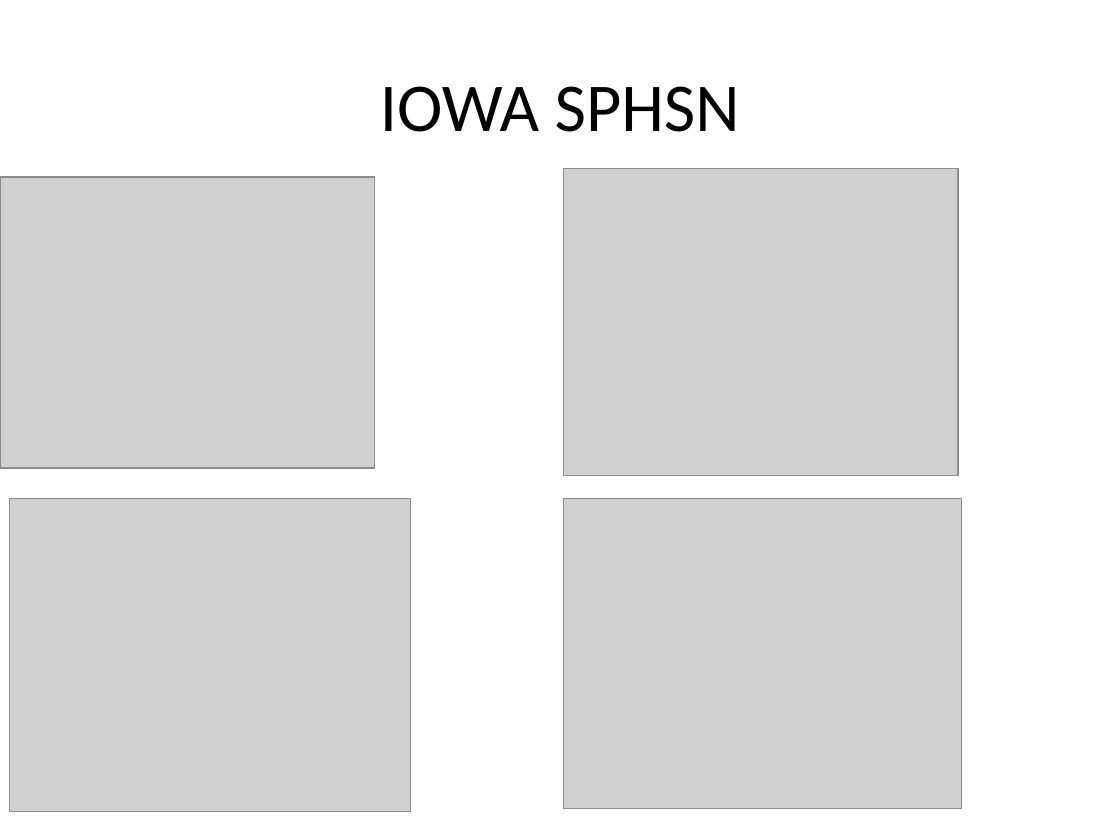
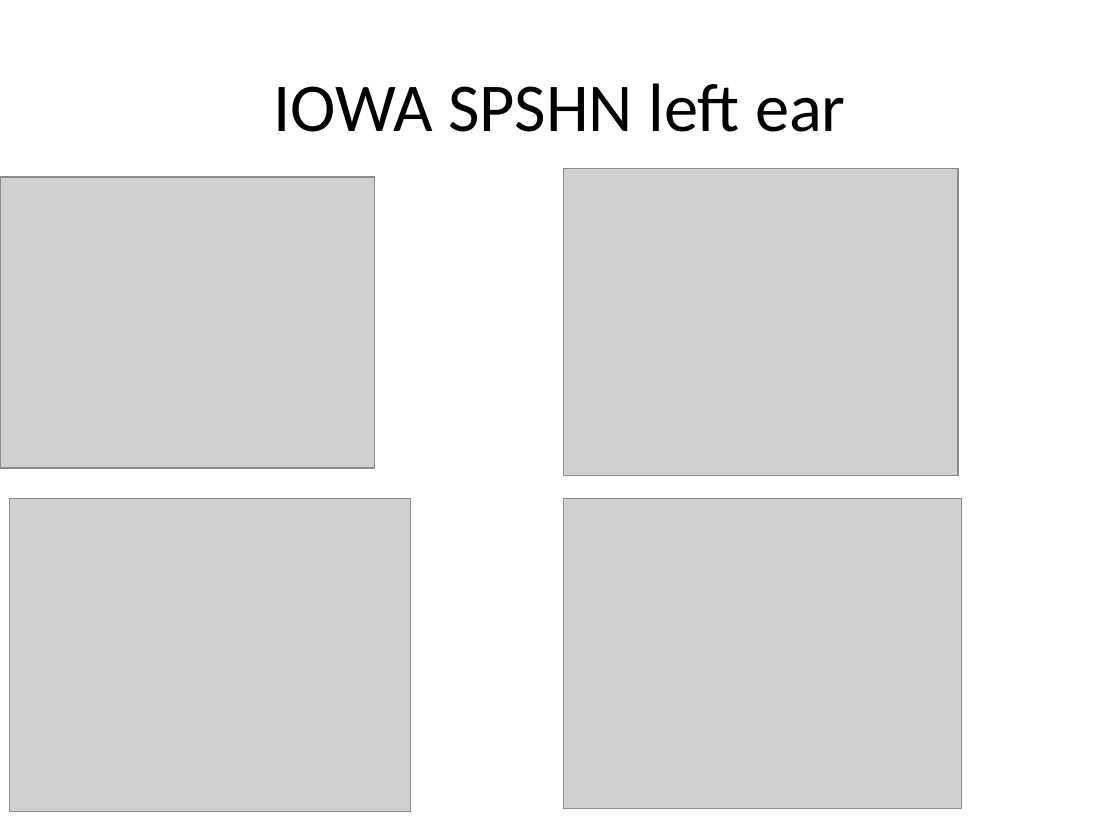
Before and after one commit to mkeomec/SNR-Analysis, a slide deck: slide 6 of STM_HASPI-1-10-2019.pptx. Drawn at 1120x840 pixels with LibreOffice and Linux fonts; fonts in the diff are those of the drawing; grey boxes stand for pictures. Boxes give left, top, right and bottom in pixels: in the first picture for what was removed or moved away, otherwise in the second. Text is boxed around its words. In the diff, an @@ line names an element or a change of style, - is before the commit and + after.

```diff
--- a/STM_HASPI-1-10-2019.pptx
+++ b/STM_HASPI-1-10-2019.pptx
@@ title at bbox=[273, 83, 846, 132]: text changed @@
-IOWA SPHSN
+IOWA SPSHN left ear
```
Also in this commit, not shown: 1 other slide changed, 2 slides added, 8 other files.
